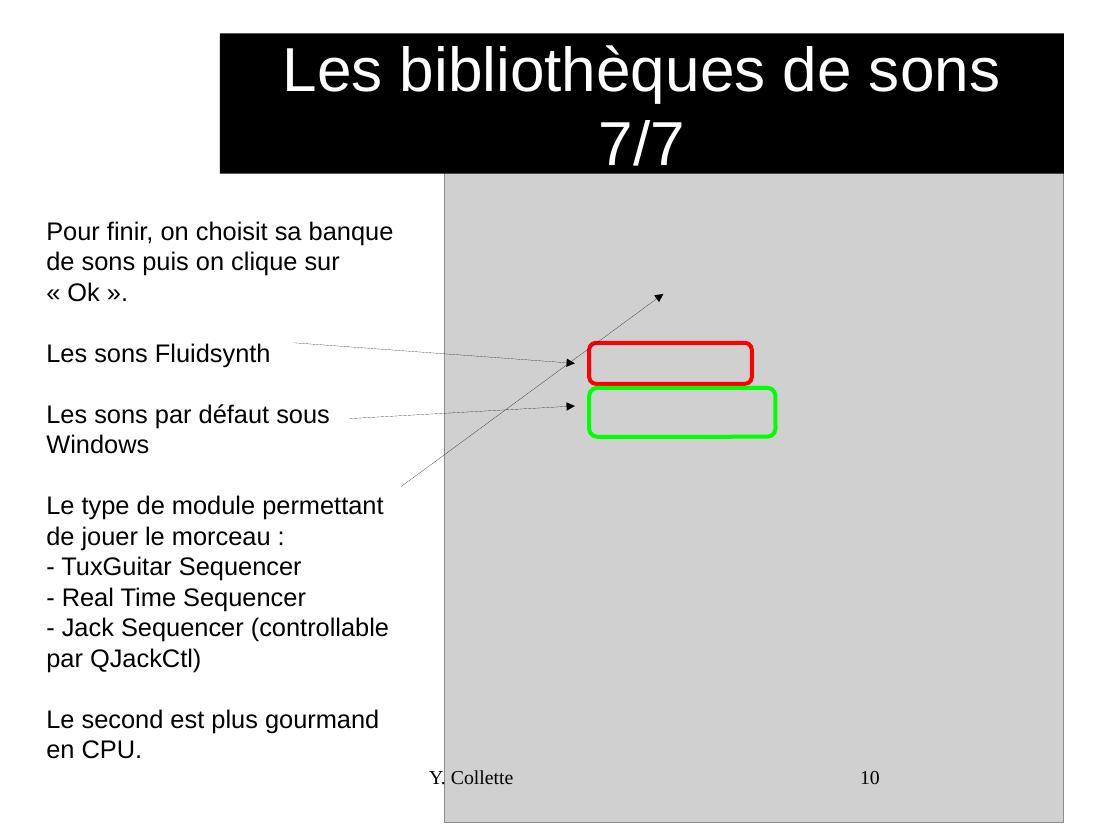
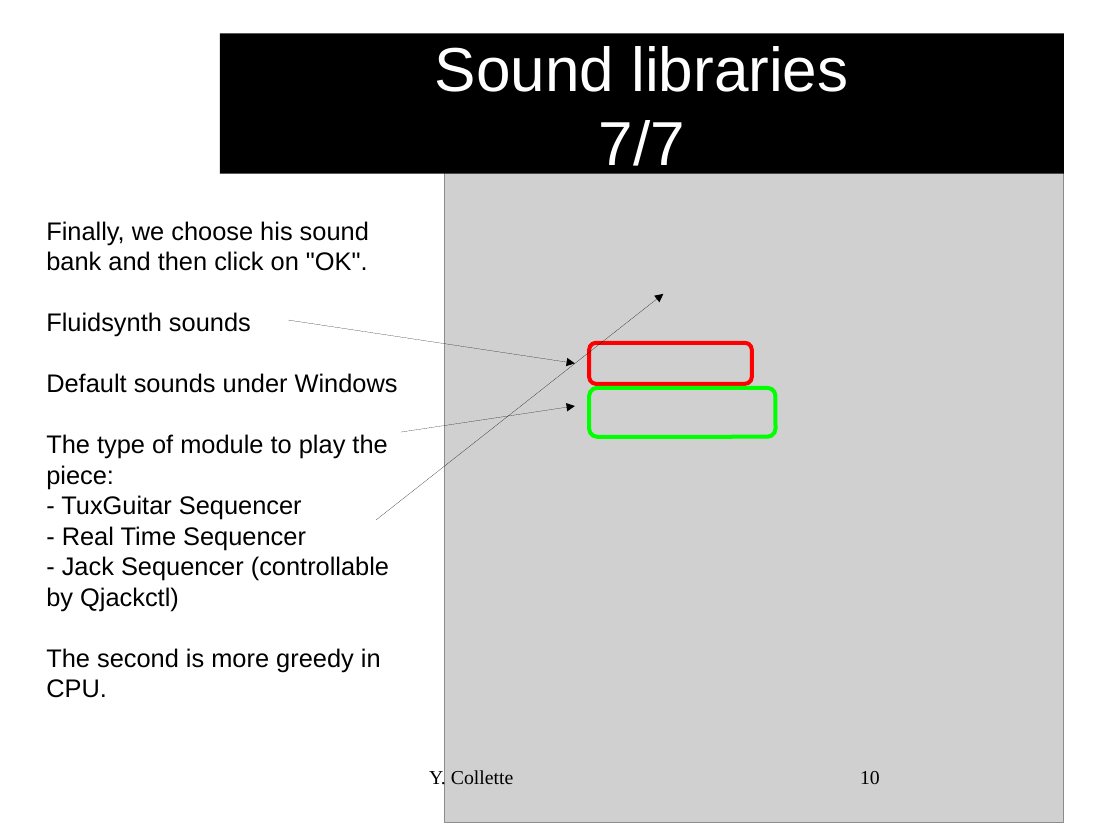
Before and after one commit to audinux/audinux.github.io, a slide deck: slide 10 of workshop/audio/TuxGuitar.odp. Drawn at 1120x840 pixels with LibreOffice and Linux fonts; fonts in the diff are those of the drawing; grey boxes stand for pictures; background and template pictures are left out. Boxes give left, top, right and bottom in pixels: in the first picture for what was removed or moved away, otherwise in the second. Text is boxed around its words. In the diff, an @@ line names an element or a change of style, - is before the commit and + after.

```diff
--- a/workshop/audio/TuxGuitar.odp
+++ b/workshop/audio/TuxGuitar.odp
@@ title at [435, 46, 848, 177]: text changed @@
-Les bibliothèques de sons
-7/7
+Sound libraries
+7/7
@@ text at [46, 221, 398, 489]: text changed @@
-Pour finir, on choisit sa banque de sons puis on clique sur « Ok ».
-Les sons Fluidsynth
-Les sons par défaut sous Windows
-Le type de module permettant de jouer le morceau :
+Finally, we choose his sound bank and then click on "OK".
+Fluidsynth sounds
+Default sounds under Windows
+The type of module to play the piece:
@@ arrow moved from (401, 487) - (664, 294) to (376, 520) - (664, 294) @@
@@ arrow moved from (294, 343) - (575, 364) to (288, 320) - (575, 364) @@
@@ arrow moved from (350, 419) - (575, 407) to (401, 432) - (575, 407) @@
@@ text at [46, 556, 389, 698]: text changed @@
-- Jack Sequencer (controllable par QJackCtl)
-Le second est plus gourmand en CPU.
+- Jack Sequencer (controllable by Qjackctl)
+The second is more greedy in CPU.
```
Also in this commit, not shown: 34 other slides changed, 17 slides added, 17 slides removed, 3 other files.
